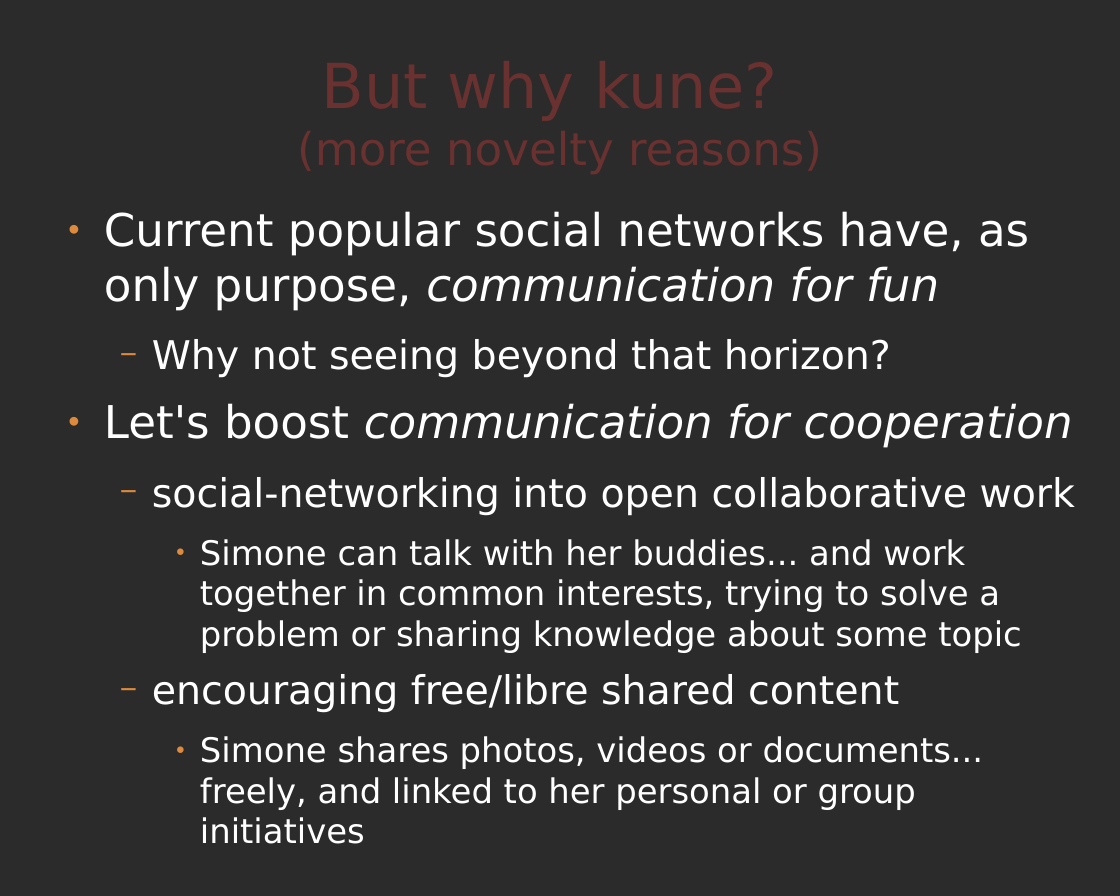
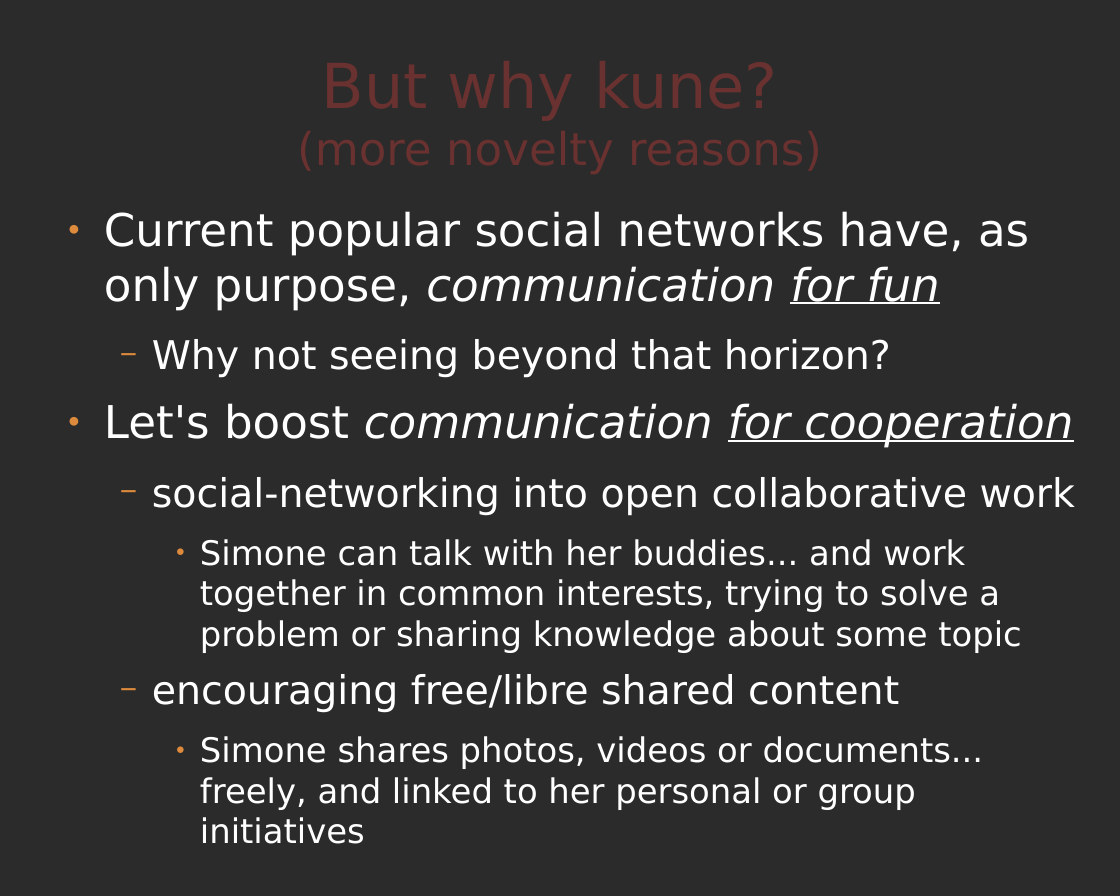
Before and after one commit to comunes/kune, a slide deck: slide 21 of doc/kune-ene-09.odp. Drawn at 1120x896 pixels with LibreOffice and Linux fonts; fonts in the diff are those of the drawing; background and template pictures are left out; a plain dark background stands for a picture behind light text. Boxes give left, top, right and bottom in pixels: in the first picture for what was removed or moved away, otherwise in the second. Text is boxed around its words. In the diff, an @@ line names an element or a change of style, - is before the commit and + after.

```diff
--- a/doc/kune-ene-09.odp
+++ b/doc/kune-ene-09.odp
@@ text at box(104, 211, 1073, 448): underline on in "for fun", "for cooperation" @@
```
Also in this commit, not shown: 7 other slides changed, 1 slide added, 1 slide removed, 1 other file.
